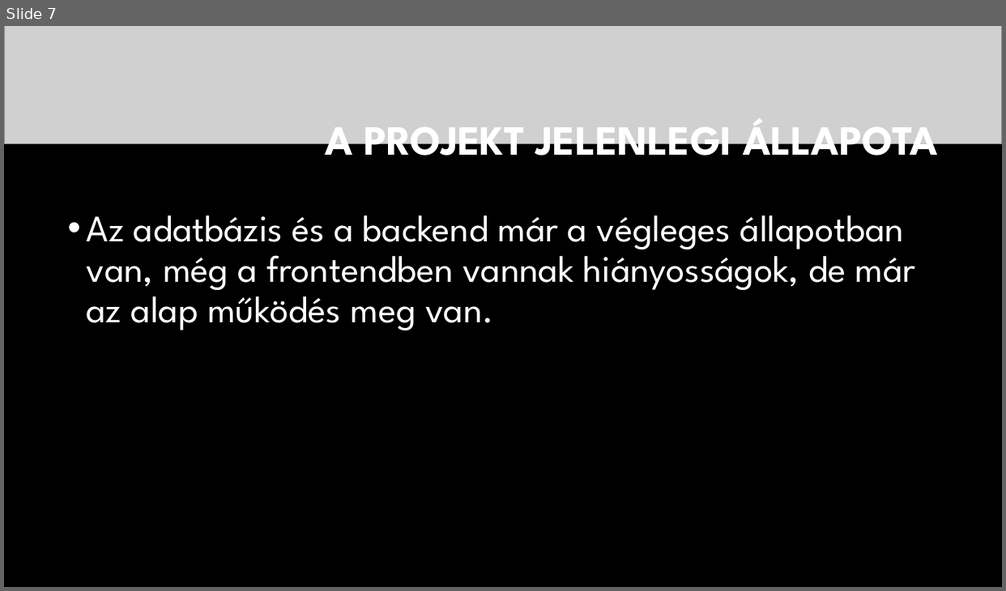
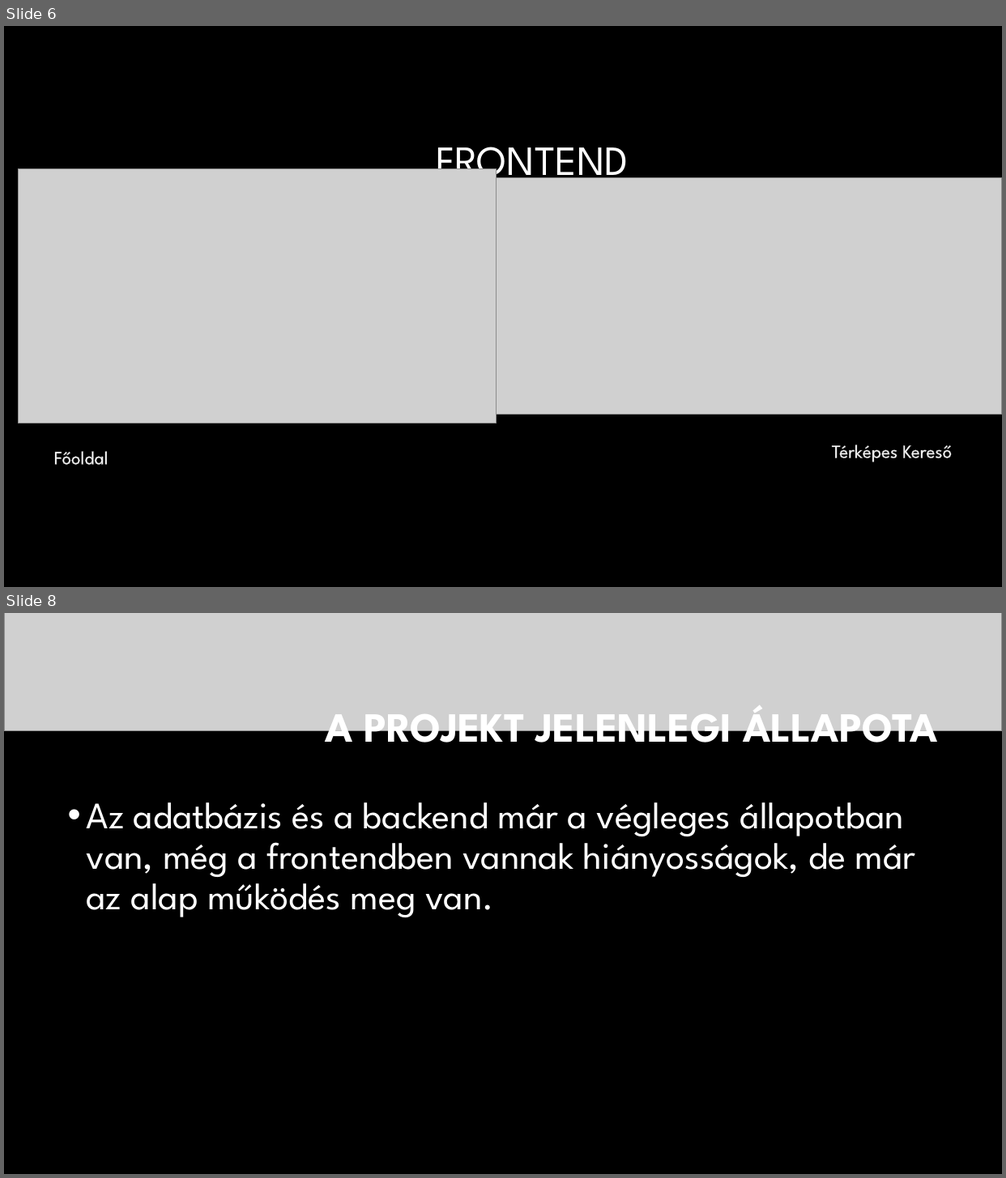
Before and after one commit to kristonflorian/Csoportos-feladat, a slide deck: Documentation/REpont Plusz 2035. 03. 28..pptx. Shown one above the other, each under a label of ours: slide 7 before the commit, slides 6 and 8 after it; the slides between them are not shown. The pictures are 1006x591 and 1006x1178 pixels, drawn with LibreOffice and Linux fonts; fonts in the diff are those of the drawing; grey boxes stand for pictures; background and template pictures are left out. Boxes give left, top, right and bottom in pixels: in the first picture for what was removed or moved away, otherwise in the second. Text is boxed around its words. In the diff, an @@ line names an element or a change of style, - is before the commit and + after.

Commit message:
Changed a few things in backend, made everything work (not look good, not the same thing) in the front end, and also finished the presentation

```diff
--- a/Documentation/REpont Plusz 2035. 03. 28..pptx
+++ b/Documentation/REpont Plusz 2035. 03. 28..pptx
@@ slide 6 added at box(4, 26, 1002, 587), background #000000 @@
@@ title added at box(436, 147, 629, 188), 40 pt, text #FFFFFF @@
+FRONTEND
@@ picture added at box(19, 169, 496, 424) @@
@@ picture added at box(496, 178, 1002, 415) @@
@@ picture added at box(343, 263, 701, 350) @@
@@ text added at box(54, 451, 108, 465), 18 pt, text #FFFFFF @@
+Főoldal
@@ text added at box(832, 445, 952, 463), 18 pt, text #FFFFFF @@
+Térképes Kereső
@@ what was slide 7 is now slide 8 @@
```
Also in this commit, not shown: 1 slide changed, 1 other slide added, 1 slide removed, 2 other files.
